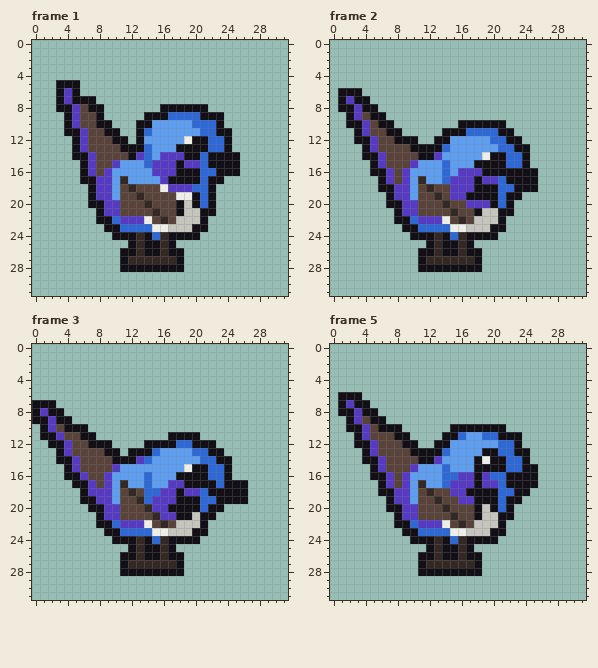
Two versions of one pixel-art file, Resources/Pet/wren_idle_preen.aseprite. The first picture shows the starting point.
32x32 pixels, 6 frames. Shown: frame 1, frame 2, frame 3, frame 5. The commit also changed other frames, which this record leaves out.
The result:
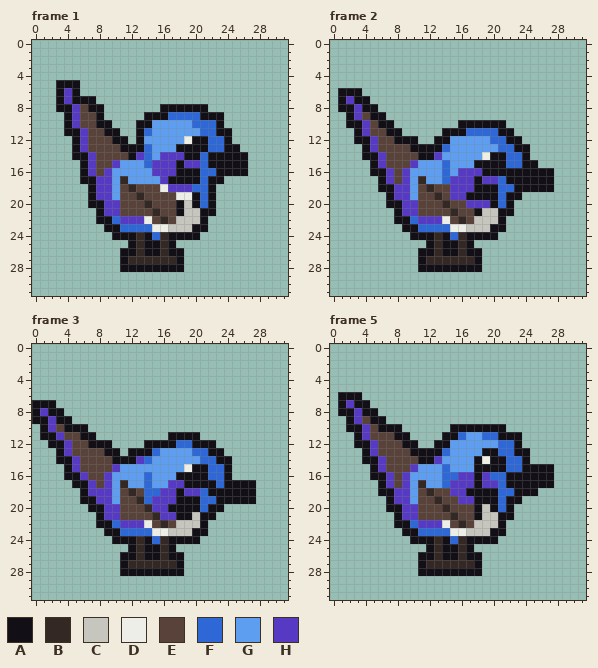
Palette (. is transparent): A #121016  B #342824  C #c6c6be  D #eeeee8  E #58423a  F #2e68d6  G #5e9ef0  H #563ac4
Message: Refresh Wren animations and bring README up to date
Change:
Frame 1:
y 13: x 25 . -> A
y 14..16: x 26 . -> A
Frame 2:
y 15: x 25 . -> A
y 16..18: x 26..27 .. -> AA
Frame 3:
y 17..19: x 27 . -> A
Frame 5:
y 15..17: x 26..27 .. -> AA
y 18: x 25 . -> A
